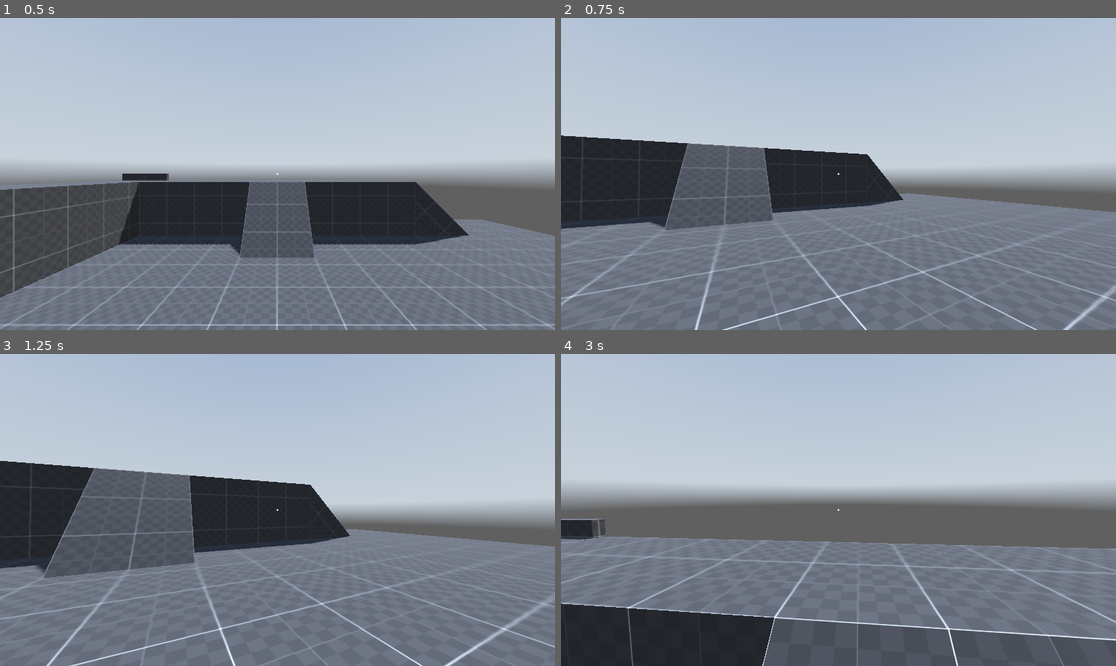
Above: before the commit, frames 1-4 (two rows, left to right).
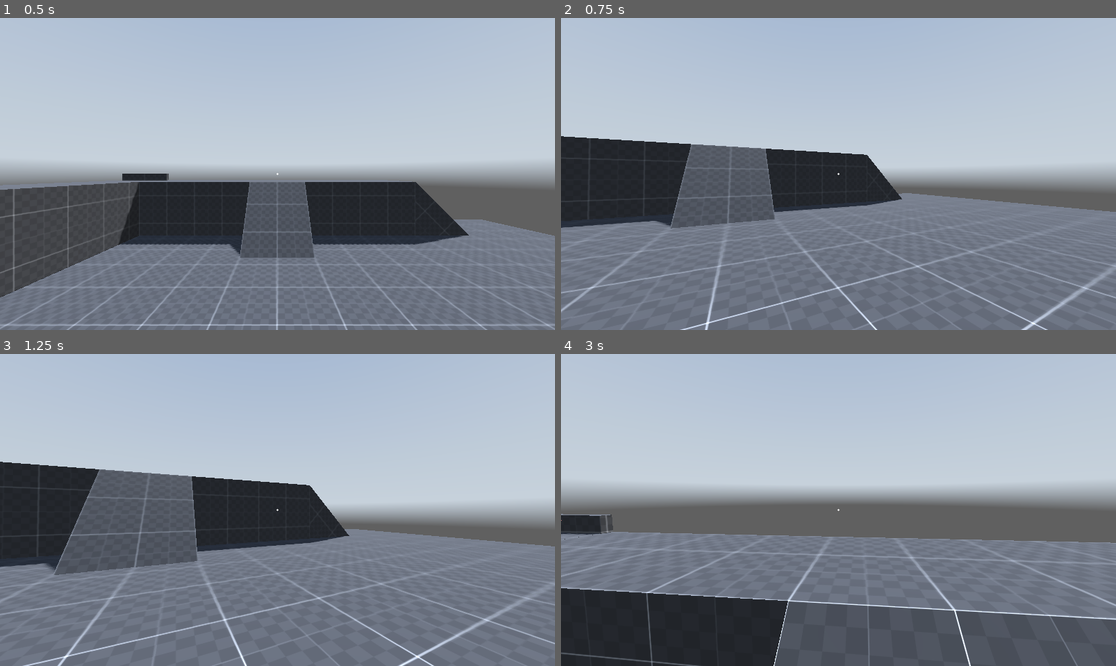
Above: after the commit, the same moments.

Repository: Silicontent/3d_movement_godot
Game: Godot game, scene res://scenes/world.tscn
Same seed, same stepped clock (60 frames per second), same inputs: the game is played once before the commit and once after it. A sky picture missing from this copy of the repository is replaced by a grey-blue gradient.
Inputs (mouse positions are in pixels of both pictures, inside the frame that each line leads up to):
- Up to frame 1 (0.5 s): no input
- Up to frame 2 (0.75 s): move the mouse to (866, 174) at 0.52 s; hold W (forward) from 0.53 s (still down); tap C (crouch) at 0.6 s
- Up to frame 3 (1.25 s): keep holding W (forward)
- Up to frame 4 (3 s): keep holding W (forward); move the mouse to (810, 510) at 1.27 s; tap C (crouch) at 1.35, 2.1, 2.85 s; move the mouse to (849, 503) at 2.02 s; move the mouse to (832, 516) at 2.77 s

Frame 1 is identical in both runs. In frame 2, 3.9% of the frame differs, in the area x 0-100%, y 37-100%; in frame 3, 4.6%; in frame 4, 9.9%, in the area x 0-100%, y 51-100%.

Commit message:
Complete player movement
Re-added acceleration/friction to Player movement; organized Player and PlayerState scripts (idle, moving, falling); fixed Falling state to work with acceleration/friction changes

Diff:
--- a/scripts/player/falling_state.gd
+++ b/scripts/player/falling_state.gd
@@ -3,6 +3,7 @@
 
 func enter(prev_state_path: String, data := {}) -> void:
 	player.velocity = Vector3.ZERO
+	player.direction = Vector3.ZERO
 
 
 func physics_update(delta: float) -> void:
--- a/scripts/player/idle_state.gd
+++ b/scripts/player/idle_state.gd
@@ -3,10 +3,13 @@
 
 func physics_update(delta: float) -> void:
 	# slow player to a stop
-	# TODO: check that this actually does anything
-	player.velocity.x = move_toward(player.velocity.x, 0, player.current_speed)
-	player.velocity.z = move_toward(player.velocity.z, 0, player.current_speed)
-	player.move_and_slide()
+	player.direction = lerp(
+		player.direction,
+		Vector3.ZERO,
+		delta * player.MOMENTUM
+	)
+
+	player.move()
 
 	# transition to other states
 	if not player.is_on_floor():
--- a/scripts/player/moving_state.gd
+++ b/scripts/player/moving_state.gd
@@ -4,13 +4,13 @@
 func physics_update(delta: float) -> void:
 	# get input direction and calculate movement direction
 	var input_dir := Input.get_vector("left", "right", "forward", "backward")
-	player.direction = (player.transform.basis * Vector3(input_dir.x, 0, input_dir.y)).normalized()
+	player.direction = lerp(
+		player.direction,
+		(player.transform.basis * Vector3(input_dir.x, 0, input_dir.y)).normalized(),
+		delta * player.MOMENTUM
+	)
 
-	# handle movement
-	player.velocity.x = player.direction.x * player.current_speed
-	player.velocity.z = player.direction.z * player.current_speed
-
-	player.move_and_slide()
+	player.move()
 
 	# transition to other states
 	if not player.is_on_floor():
--- a/scripts/player/player.gd
+++ b/scripts/player/player.gd
@@ -37,7 +37,7 @@
 var crouching := false
 
 # how quickly the player speeds up and slows down
-const MOMENTUM := 25.0
+const MOMENTUM := 20.0
 # movement direction in 3D space
 var direction := Vector3.ZERO
 
@@ -50,9 +50,18 @@
 	Input.mouse_mode = Input.MOUSE_MODE_CAPTURED
 
 
+func move() -> void:
+	# update velocity based on direction and move player
+	velocity.x = direction.x * current_speed
+	velocity.z = direction.z * current_speed
+	move_and_slide()
+
+
 # CROUCHING ===================================================================
 func _physics_process(delta: float) -> void:
 	# toggleable crouching
+	# (un)crouching is allowed in all states, which is why it is here
+	# in the main player script
 	if Input.is_action_just_pressed("crouch"):
 		if crouching and not roof_ray.is_colliding():
 			# only stand up if there isn't anything above them (such as a ceiling)
@@ -72,6 +81,7 @@
 # switch between walking and crouching
 func swap_crouch_state() -> void:
 	crouching = not crouching
+	# change colliders so that the player is smaller when crouching
 	walking_collider.disabled = not walking_collider.disabled
 	crouching_collider.disabled = not crouching_collider.disabled
 
